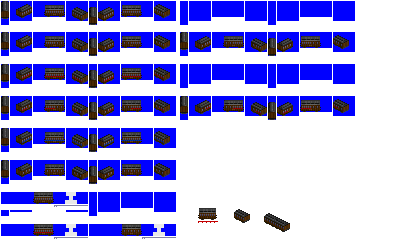
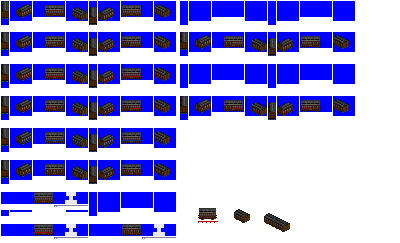
Revision of a layered w=400, h=243 image; what changed, layer by layer:
painted on "stripe" over 206, 105, 211, 109
painted on "brown" over 195, 35, 211, 114
